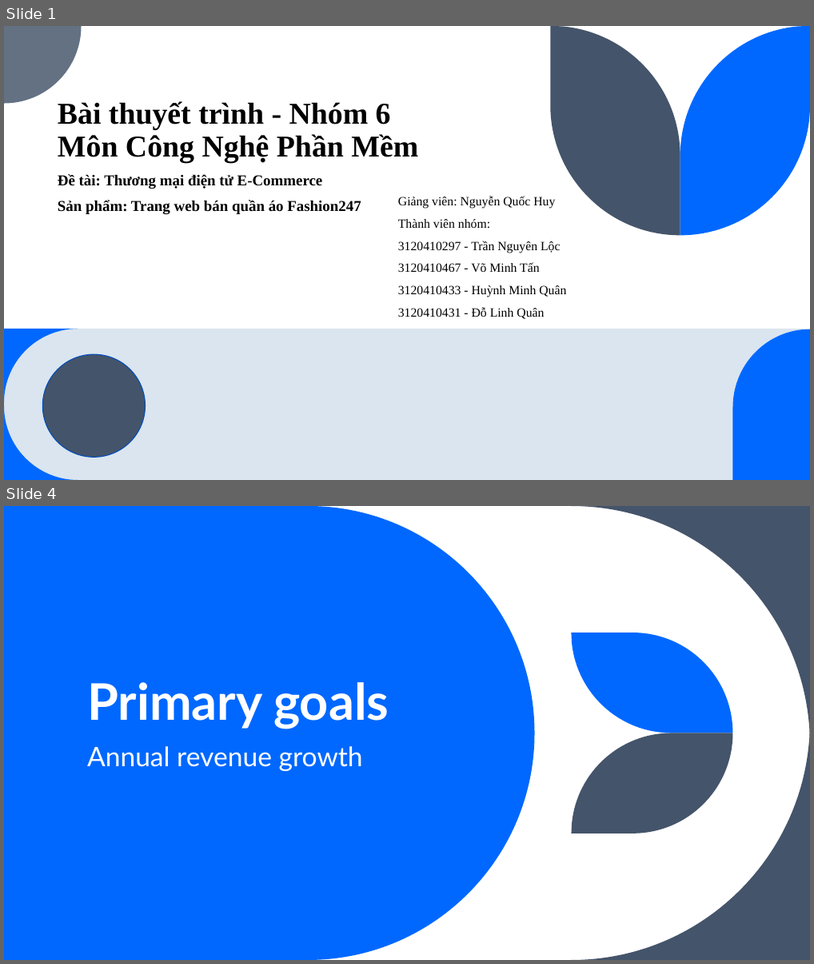
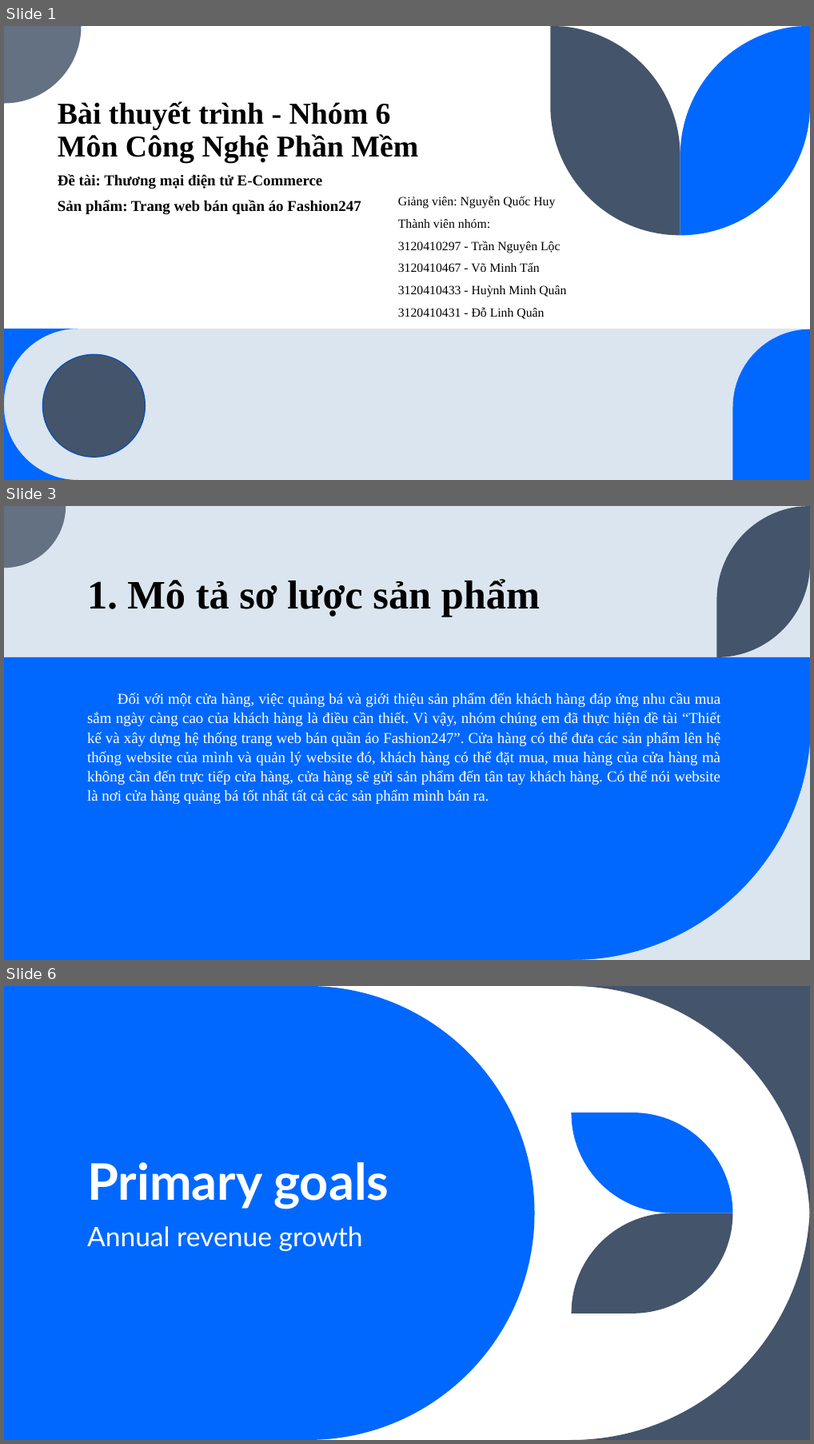
Before and after one commit to EdgarIgnite16/SGU-Course, a slide deck: Nam3_HK1/CNPM_SoftTech/N6_ECommerce_Fashion247.pptx. Shown one above the other, each under a label of ours: slides 1 and 4 before the commit, slides 1, 3 and 6 after it; the slides between them are not shown. The pictures are 814x964 and 814x1444 pixels, drawn with LibreOffice and Linux fonts; fonts in the diff are those of the drawing. Boxes give left, top, right and bottom in pixels: in the first picture for what was removed or moved away, otherwise in the second. Text is boxed around its words. In the diff, an @@ line names an element or a change of style, - is before the commit and + after.

```diff
--- a/Nam3_HK1/CNPM_SoftTech/N6_ECommerce_Fashion247.pptx
+++ b/Nam3_HK1/CNPM_SoftTech/N6_ECommerce_Fashion247.pptx
@@ slide 3 added at (4, 506, 810, 960), background #DAE5EF @@
@@ freeform shape added at (4, 506, 66, 568), fill #637183 @@
@@ freeform shape added at (718, 506, 810, 657), fill #44546A @@
@@ title added at (87, 579, 540, 617), 48 pt, text #000000, bold @@
+1. Mô tả sơ lược sản phẩm
@@ rectangle added at (4, 657, 810, 960), fill #0068FF @@
@@ text added at (87, 692, 721, 804), 18 pt, text #FFFFFF @@
+Đối với một cửa hàng, việc quảng bá và giới thiệu sản phẩm đến khách hàng đáp ứng nhu cầu mua sắm ngày càng cao của khách hàng là điều cần thiết. Vì vậy, nhóm chúng em đã thực hiện đề tài “Thiết kế và xây dựng hệ thống trang web bán quần áo Fashion247”. Cửa hàng có thể đưa các sản phẩm lên hệ thống website của mình và quản lý website đó, khách hàng có thể đặt mua, mua hàng của cửa hàng mà không cần đến trực tiếp cửa hàng, cửa hàng sẽ gửi sản phẩm đến tân tay khách hàng. Có thể nói website là nơi cửa hàng quảng bá tốt nhất tất cả các sản phẩm mình bán ra.
@@ freeform shape added at (573, 720, 810, 960), fill #DAE5EF @@
@@ what was slide 4 is now slide 6 @@
```
Also in this commit, not shown: 10 slides changed, 3 other slides added, 2 slides removed, 31 other files.
